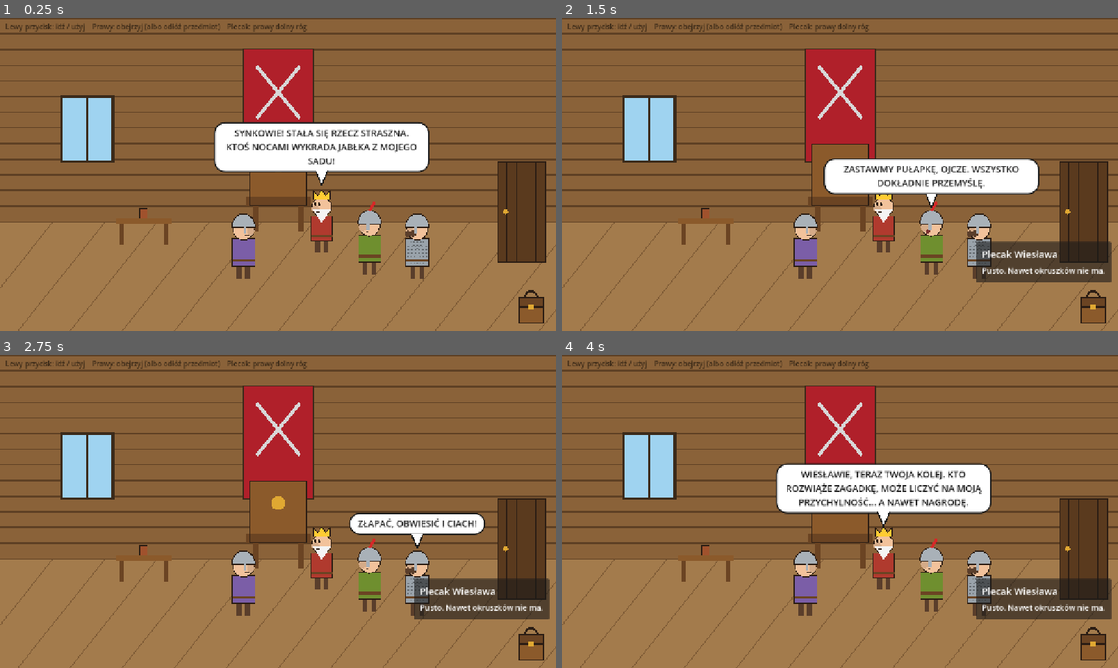
Above: before the commit, frames 1-4 (two rows, left to right).
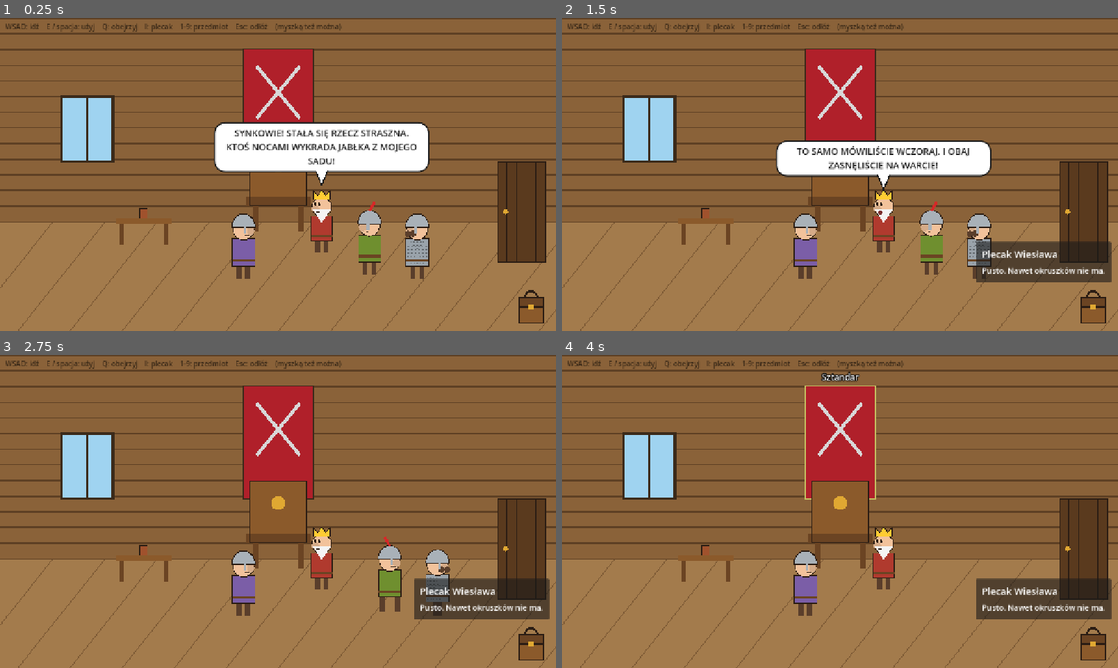
Above: after the commit, the same moments.

Repository: Kiczu/wiesiu-game
Game: Godot game, scene res://scenes/main.tscn
The game is run twice, just before and just after one commit, with the same random seed, the same clock (stepped at 60 frames per second) and the same inputs.
Inputs (mouse positions are in pixels of both pictures, inside the frame that each line leads up to):
- Up to frame 1 (0.25 s): no input
- Up to frame 2 (1.5 s): click (1090, 305) at 0.5 s; tap Enter at 1.25 s; move the mouse to (962, 158) at 1.27 s; hold D (move_right, bound only after the commit) from 1.28 s (still down); tap E (interact, bound only after the commit) at 1.35 s; click (962, 158) at 1.42 s
- Up to frame 3 (2.75 s): tap Space at 1.52, 1.82, 2.27, 2.57 s; tap Q (look, bound only after the commit) at 1.55, 2.1 s; move the mouse to (166, 527) at 2.02 s; release D (move_right, bound only after the commit) at 2.03 s; hold S (move_down, bound only after the commit) from 2.03 s (still down); click (166, 527) at 2.17 s; tap Enter at 2.3 s
- Up to frame 4 (4 s): move the mouse to (895, 442) at 2.77 s; release S (move_down, bound only after the commit) at 2.78 s; hold D (move_right, bound only after the commit) 2.78-3.53 s; tap Enter at 2.85 s; click (895, 442) at 2.92 s; tap Tab at 3.05, 3.6 s; move the mouse to (812, 574) at 3.52 s; hold W (move_up, bound only after the commit) from 3.53 s (still down); click (812, 574) at 3.67 s; tap Space at 3.77 s; tap 1 at 3.8 s

The runs differ from the first frame. In frame 1, 0.5% of the frame differs, in the area x 1-62%, y 1-5%; in frame 2, 7.0%; in frame 3, 4.9%; in frame 4, 8.6%, in the area x 1-78%, y 1-84%.

Commit message:
feat(input): add keyboard controls
WASD or arrows walk, the nearest object is highlighted and E/Q use or look at it. I opens the backpack, 1-9 pick items and dialogue options, Esc puts the item back. Mouse control stays for tablets.

Diff:
--- a/scripts/character.gd
+++ b/scripts/character.gd
@@ -26,6 +26,7 @@
 
 var _target := Vector2.ZERO
 var _walking := false
+var _stepping := false
 var _anim := 0.0
 
 const OUTLINE := Color("2b1d14")
@@ -43,6 +44,17 @@
 	_target = point
 	_walking = true
 	await arrived
+
+
+## Moves one frame in `direction` (keyboard control), staying inside `area`.
+func step(direction: Vector2, delta: float, area: Rect2) -> void:
+	if _walking:
+		_walking = false
+		arrived.emit()
+	position = (position + direction * speed * delta).clamp(area.position, area.end)
+	if absf(direction.x) > 0.1:
+		facing = 1 if direction.x > 0 else -1
+	_stepping = true
 
 
 func face(point: Vector2) -> void:
@@ -69,9 +81,10 @@
 			position += to_target.normalized() * step
 			if absf(to_target.x) > 1.0:
 				facing = 1 if to_target.x > 0 else -1
-	if _walking or talking or asleep:
+	if _walking or _stepping or talking or asleep:
 		_anim += delta
 		queue_redraw()
+	_stepping = false
 	# Fake depth: characters lower on screen are closer, so larger.
 	var depth := clampf(inverse_lerp(470.0, 640.0, position.y), 0.0, 1.0)
 	scale = Vector2.ONE * lerpf(0.85, 1.05, depth)
@@ -81,8 +94,9 @@
 	if asleep:
 		_draw_asleep()
 		return
-	var bob := absf(sin(_anim * 10.0)) * -4.0 if _walking else 0.0
-	var stride := sin(_anim * 10.0) * 8.0 if _walking else 0.0
+	var moving := _walking or _stepping
+	var bob := absf(sin(_anim * 10.0)) * -4.0 if moving else 0.0
+	var stride := sin(_anim * 10.0) * 8.0 if moving else 0.0
 	draw_rect(Rect2(-16 + stride, -34, 12, 34), Color("5a3e2b"))
 	draw_rect(Rect2(4 - stride, -34, 12, 34), Color("5a3e2b"))
 	var body := Rect2(-26, -92 + bob, 52, 62)
--- a/scripts/main.gd
+++ b/scripts/main.gd
@@ -12,9 +12,23 @@
 var ui: GameUI
 ## True while a cutscene runs; clicks are ignored then.
 var busy := false
+## Last input came from the keyboard: the hotspot nearest to Wiesław is the target, not the one under the mouse.
+var keyboard_mode := false
+
+const KEYS := {
+	"move_left": [KEY_A, KEY_LEFT],
+	"move_right": [KEY_D, KEY_RIGHT],
+	"move_up": [KEY_W, KEY_UP],
+	"move_down": [KEY_S, KEY_DOWN],
+	"interact": [KEY_E, KEY_SPACE, KEY_ENTER],
+	"look": [KEY_Q],
+	"inventory": [KEY_I, KEY_TAB],
+	"cancel": [KEY_ESCAPE],
+}
 
 
 func _ready() -> void:
+	_bind_keys()
 	ui = GameUI.new()
 	add_child(ui)
 	ui.restart_requested.connect(_restart)
@@ -47,10 +61,32 @@
 	add_child(room)
 
 
-func _process(_delta: float) -> void:
+func _bind_keys() -> void:
+	for action in KEYS:
+		if InputMap.has_action(action):
+			continue
+		InputMap.add_action(action)
+		for key in KEYS[action]:
+			var event := InputEventKey.new()
+			event.physical_keycode = key
+			InputMap.action_add_event(action, event)
+
+
+func _can_play() -> bool:
+	return not busy and not ui.is_end_shown() and not ui.is_inventory_open()
+
+
+func _process(delta: float) -> void:
+	var direction := Input.get_vector("move_left", "move_right", "move_up", "move_down")
+	if direction != Vector2.ZERO and _can_play():
+		keyboard_mode = true
+		room.player.step(direction, delta, room.walk_area)
 	var hovered: Hotspot = null
 	if not busy and not ui.is_end_shown():
-		hovered = room.hotspot_at(get_global_mouse_position())
+		if keyboard_mode:
+			hovered = room.hotspot_near(room.player.position)
+		else:
+			hovered = room.hotspot_at(get_global_mouse_position())
 	for h in room._hotspots():
 		h.hovered = h == hovered
 	var text := ""
@@ -60,10 +96,19 @@
 			text += " na " + hovered.display_name
 	elif hovered:
 		text = hovered.display_name
-	ui.set_hover(text)
+	if keyboard_mode and hovered:
+		var top := hovered.rect()
+		ui.set_hover(text, Vector2(top.get_center().x, maxf(top.position.y, 40.0)))
+	else:
+		ui.set_hover(text)
 
 
 func _unhandled_input(event: InputEvent) -> void:
+	if event is InputEventMouseMotion:
+		keyboard_mode = false
+	elif event is InputEventKey and event.pressed and not event.echo:
+		_on_key(event)
+		return
 	if not (event is InputEventMouseButton and event.pressed):
 		return
 	if ui.is_speaking():
@@ -90,6 +135,44 @@
 			room.player.walk_to(room.clamp_to_walk_area(point))
 
 
+func _on_key(event: InputEventKey) -> void:
+	var number := event.physical_keycode - KEY_1
+	if ui.is_speaking():
+		if event.is_action("interact") or event.is_action("cancel"):
+			ui.skip_speech()
+		return
+	if ui.is_choosing():
+		if number >= 0 and number < 9:
+			ui.pick_choice(number)
+		return
+	if busy or ui.is_end_shown():
+		return
+	keyboard_mode = true
+	if event.is_action("inventory"):
+		ui.toggle_inventory()
+	elif event.is_action("cancel"):
+		if ui.is_inventory_open():
+			ui.toggle_inventory()
+		else:
+			ui.select_item("")
+	elif number >= 0 and number < 9:
+		if number < Game.inventory.size():
+			var id := Game.inventory[number]
+			ui.select_item("" if ui.selected_item == id else id)
+	elif ui.is_inventory_open():
+		return
+	elif event.is_action("interact"):
+		var h := room.hotspot_near(room.player.position)
+		if h:
+			var item := ui.selected_item
+			ui.select_item("")
+			run(room.do_interact.bind(h, item))
+	elif event.is_action("look"):
+		var h := room.hotspot_near(room.player.position)
+		if h:
+			run(room.do_look.bind(h))
+
+
 func _restart() -> void:
 	Game.reset()
 	get_tree().reload_current_scene()
--- a/scripts/room.gd
+++ b/scripts/room.gd
@@ -77,6 +77,18 @@
 	return found
 
 
+## The visible hotspot whose walk point is closest to `point`, within `reach`.
+func hotspot_near(point: Vector2, reach := 170.0) -> Hotspot:
+	var best: Hotspot = null
+	var best_distance := reach
+	for h in _hotspots():
+		var distance := point.distance_to(clamp_to_walk_area(h.walk_point))
+		if h.visible and distance < best_distance:
+			best = h
+			best_distance = distance
+	return best
+
+
 func clamp_to_walk_area(point: Vector2) -> Vector2:
 	return point.clamp(walk_area.position, walk_area.end)
 
--- a/scripts/ui.gd
+++ b/scripts/ui.gd
@@ -27,6 +27,7 @@
 var _fade: ColorRect
 var _caption: Label
 var _speaking := false
+var _hover_anchor := Vector2(-1, -1)
 var _skip := false
 
 
@@ -99,7 +100,8 @@
 		child.queue_free()
 	for i in options.size():
 		var button := Button.new()
-		button.text = options[i]
+		button.text = "%d. %s" % [i + 1, options[i]]
+		button.focus_mode = Control.FOCUS_NONE
 		button.alignment = HORIZONTAL_ALIGNMENT_LEFT
 		button.add_theme_font_size_override("font_size", 22)
 		button.pressed.connect(func() -> void: choice_made.emit(i))
@@ -110,8 +112,19 @@
 	return index
 
 
-func set_hover(text: String) -> void:
+func is_choosing() -> bool:
+	return _choices.visible
+
+
+func pick_choice(index: int) -> void:
+	if index < _choices.get_child_count():
+		choice_made.emit(index)
+
+
+## Shows `text` next to the mouse, or above `anchor` when one is given (keyboard control).
+func set_hover(text: String, anchor := Vector2(-1, -1)) -> void:
 	_hover_label.text = text
+	_hover_anchor = anchor
 
 
 func select_item(id: String) -> void:
@@ -130,15 +143,20 @@
 
 
 func _process(_delta: float) -> void:
-	_hover_label.position = get_viewport().get_mouse_position() + Vector2(18, 12)
+	if _hover_anchor.x >= 0:
+		_hover_label.position = _hover_anchor - Vector2(_hover_label.size.x / 2, 34)
+	else:
+		_hover_label.position = get_viewport().get_mouse_position() + Vector2(18, 12)
 
 
 func _refresh_inventory() -> void:
 	for child in _inventory_grid.get_children():
 		child.queue_free()
-	for id in Game.inventory:
+	for i in Game.inventory.size():
+		var id := Game.inventory[i]
 		var button := Button.new()
-		button.text = Game.item_name(id)
+		button.text = "%d. %s" % [i + 1, Game.item_name(id)]
+		button.focus_mode = Control.FOCUS_NONE
 		button.icon = _color_icon(Game.ITEMS[id]["color"])
 		button.icon_alignment = HORIZONTAL_ALIGNMENT_CENTER
 		button.vertical_icon_alignment = VERTICAL_ALIGNMENT_TOP
@@ -221,7 +239,7 @@
 	_fade.add_child(_caption)
 
 	var hint := Label.new()
-	hint.text = "Lewy przycisk: idź / użyj    Prawy: obejrzyj (albo odłóż przedmiot)    Plecak: prawy dolny róg"
+	hint.text = "WSAD: idź    E / spacja: użyj    Q: obejrzyj    I: plecak    1-9: przedmiot    Esc: odłóż    (myszką też można)"
 	hint.position = Vector2(12, 8)
 	hint.add_theme_font_size_override("font_size", 16)
 	hint.add_theme_color_override("font_color", Color(0, 0, 0, 0.6))
--- a/tests/walkthrough.gd
+++ b/tests/walkthrough.gd
@@ -17,8 +17,17 @@
 		await _main.run(_main.room.do_look.bind(_main.room.find_hotspot(id)))
 	Game.test_choices = [0, 1, 2, 3]
 	await _do("ksiaze")
-	await _do("stol")
-	_check(Game.has_item("kubek"), "cup in inventory")
+	var player: Character = _main.room.player
+	player.step(Vector2.LEFT, 100.0, _main.room.walk_area)
+	_check(player.position.x == _main.room.walk_area.position.x, "keyboard walking stays inside the walk area")
+	player.position = Vector2(380, 560)
+	_check(_main.room.hotspot_near(player.position).id == "stol", "the table is the nearest hotspot")
+	await _press(KEY_E)
+	_check(Game.has_item("kubek"), "cup taken with the E key")
+	await _press(KEY_1)
+	_check(_main.ui.selected_item == "kubek", "key 1 selects the first item")
+	await _press(KEY_ESCAPE)
+	_check(_main.ui.selected_item == "", "Esc puts the item back")
 
 	await _do("drzwi")
 	_check(_main.room_id == "sad", "the door leads to the orchard")
@@ -86,6 +95,15 @@
 	get_tree().quit(1 if _failed else 0)
 
 
+func _press(key: Key) -> void:
+	var event := InputEventKey.new()
+	event.physical_keycode = key
+	event.pressed = true
+	_main._unhandled_input(event)
+	while _main.busy:
+		await get_tree().process_frame
+
+
 func _do(id: String, item := "") -> void:
 	await _main.run(_main.room.do_interact.bind(_main.room.find_hotspot(id), item))
 
Not shown, changed: README.md
